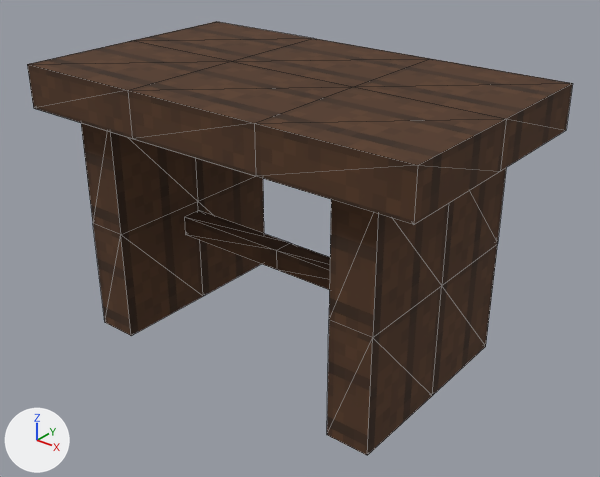
One commit to the glTF model art/props-3d/props/blocky/woodenTable_5.glb: the scene before it, then after it.
Both versions are drawn from a camera (50 mm lens) standing at (1.382, -1.682, 1.38) and looking at (0.042, -0.006, 0.342). The axes (+X, +Y, +Z) are drawn at lower left. The lights are the same throughout. The picture after the commit comes second. Mesh edges are drawn as thin lines. Vertices at exactly the same position are counted once.

The first picture shows 'woodenTable_5'.
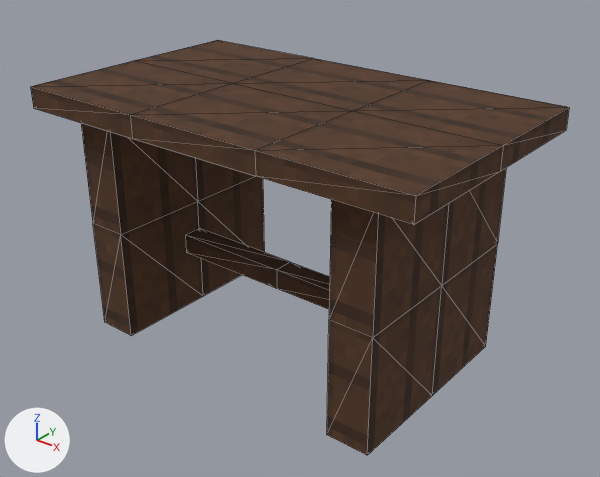
Location of each change, (x1, y1, x2, y2) in pixels of the pictures (600 x 477 px; the box of a moved part takes in the faces that stretch with it):
'woodenTable_5', reshaped: before (27, 21, 573, 455); after (30, 40, 569, 455)
part 1 of me_woodentable_5, moved or reshaped: before (27, 21, 573, 225); after (30, 40, 569, 225)
part 2 of me_woodentable_5, moved or reshaped: before (184, 210, 330, 290); after (185, 228, 330, 309)

The change in detail:
me_woodentable_5 is used by ob_woodentable_5; location (0.0, 0.0, 0.0).
Verts and faces of me_woodentable_5; kept vertices keep their numbers, new ones are numbered from 76.
Before the commit, vertices of me_woodentable_5: 0 (-0.625, -0.375, 0.812) at pixel (27, 64), 1 (-0.208, -0.375, 0.812) at pixel (127, 90), 2 (-0.208, 0.0, 0.812) at pixel (231, 61), 3 (-0.625, 0.0, 0.812) at pixel (131, 40), 4 (-0.208, 0.375, 0.812) at pixel (313, 38).
Before the commit, vertices of me_woodentable_5: 5 (-0.625, 0.375, 0.812) at pixel (216, 21), 6 (0.208, -0.375, 0.812) at pixel (254, 123), 7 (0.208, 0.0, 0.812) at pixel (353, 86), 8 (0.208, 0.375, 0.812) at pixel (430, 58), 9 (0.625, -0.375, 0.812) at pixel (417, 165).
Before the commit, vertices of me_woodentable_5: 10 (0.625, 0.0, 0.812) at pixel (506, 118), 11 (0.625, 0.375, 0.812) at pixel (572, 83).
me_woodentable_5 had 76 vertices, 128 faces and spanned x -0.625..0.625, y -0.375..0.375, z 0.0..0.812.
me_woodentable_5 now has 76 vertices, 128 faces and spans x -0.625..0.625, y -0.375..0.375, z 0.0..0.75.
Part 1, on me_woodentable_5:
Vertices 0 to 11 move by (0.0, 0.0, -0.062).
Part 2, on me_woodentable_5:
6 vertices are removed from x -0.375..0.375, y -0.062..0.0, z 0.312.
20 faces are deleted.
6 new vertices lie (0.0, 0.0, -0.062) away from vertices in x -0.375..0.375, y -0.062..0.0, z 0.25.
20 new faces join them.
